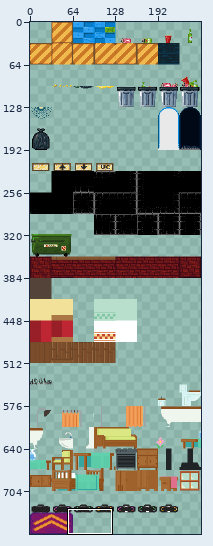
File history of a sprite sheet, assets/sprites/basetiles.png. Above: a wide view before the commit, with the close-up outlined.
Close-up. First the earlier version:
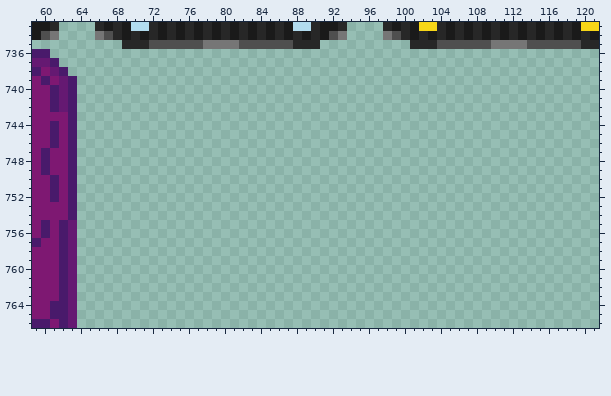
The file is 256x768 pixels. Colours within 5 levels of each other are drawn and written as one. Shown: x 59..121, y 733..766.
The same view after the edit:
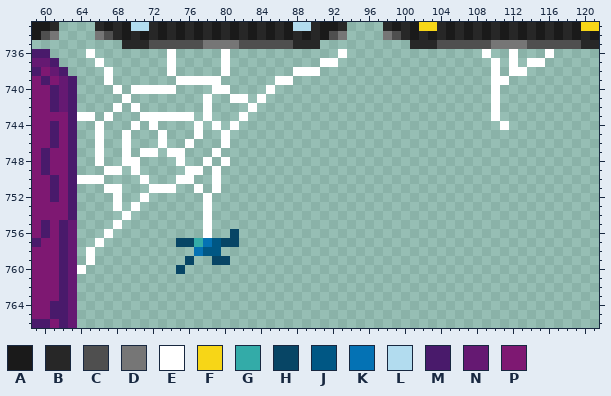
Palette (. is transparent): A #1a1a1a  B #272727  C #4f4f4f  D #767676  E #ffffff  F #f7d617  G #33aba8  H #074565  J #005784  K #0472b4  L #b2dcef  M #491a6b  N #651972  P #7e1872
The edit:
y 736: x 65 . -> E; x 74 . -> E; x 80 . -> E; x 93 . -> E; x 109 . -> E; x 112 . -> E; x 116 . -> E
y 737: x 66 . -> E; x 74 . -> E; x 80 . -> E; x 91..92 .. -> EE; x 110 . -> E; x 112 . -> E; x 114..115 .. -> EE
y 738: x 67 . -> E; x 74 . -> E; x 80 . -> E; x 88..90 ... -> EEE; x 110 . -> E; x 112..113 .. -> EE
y 739: x 67 . -> E; x 75..79 ..... -> EEEEE; x 86..87 .. -> EE; x 110..111 .. -> EE
y 740: x 68 . -> E; x 70..74 ..... -> EEEEE; x 79..80 .. -> EE; x 85 . -> E; x 110 . -> E
y 741: x 69 . -> E; x 78 . -> E; x 81..82 .. -> EE; x 84 . -> E; x 110 . -> E
y 742: x 68 . -> E; x 70 . -> E; x 78 . -> E; x 83 . -> E; x 110 . -> E
y 743: x 64..65 .. -> EE; x 67 . -> E; x 71..76 ...... -> EEEEEE; x 78 . -> E; x 82 . -> E; x 110 . -> E
y 744: x 66 . -> E; x 70 . -> E; x 72 . -> E; x 77 . -> E; x 79 . -> E; x 81 . -> E; x 111 . -> E
y 745: x 66 . -> E; x 69 . -> E; x 73 . -> E; x 77 . -> E; x 80 . -> E
y 746: x 66 . -> E; x 69 . -> E; x 73 . -> E; x 76 . -> E; x 80 . -> E
y 747: x 66 . -> E; x 69 . -> E; x 71..72 .. -> EE; x 74..75 .. -> EE; x 79 . -> E
y 748: x 66 . -> E; x 69..70 .. -> EE; x 75 . -> E; x 78 . -> E; x 80 . -> E
y 749: x 67..68 .. -> EE; x 70 . -> E; x 76..77 .. -> EE; x 79 . -> E
y 750: x 64..66 ... -> EEE; x 71 . -> E; x 75..76 .. -> EE; x 79 . -> E
y 751: x 67..68 .. -> EE; x 72..74 ... -> EEE; x 77 . -> E; x 79 . -> E
y 752: x 68 . -> E; x 71 . -> E; x 78 . -> E
y 753: x 68 . -> E; x 70 . -> E; x 78 . -> E
y 754: x 69 . -> E; x 78 . -> E
y 755: x 68 . -> E; x 78 . -> E
y 756: x 67 . -> E; x 78 . -> E; x 81 . -> H
y 757: x 66 . -> E; x 75..81 ....... -> HHGKJHH
y 758: x 65 . -> E; x 77..79 ... -> KJJ
y 759: x 65 . -> E; x 76 . -> H; x 79..80 .. -> HH
y 760: x 64 . -> E; x 75 . -> H
Changed places in both close-ups, as pixel boxes (x1, y1, x2, y2):
added: (77, 49, 347, 274)
added: (482, 49, 554, 130)
